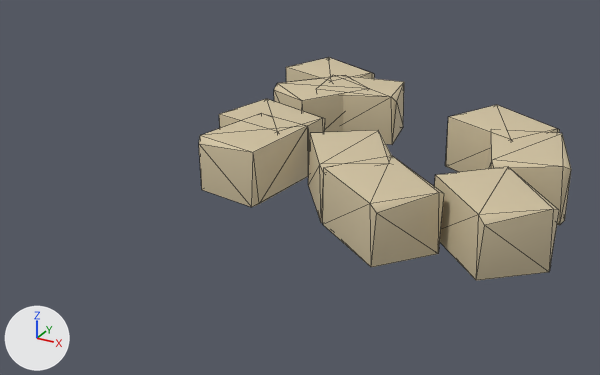
The glTF model public/assets/models/JPN-09-LOD1.glb, before and after one commit.
Before and after are seen from a 50 mm camera at (1.306, -2.493, 1.17) aimed at (0.01, -0.136, -0.008). The lights are fixed; the arrows at lower left show +X, +Y and +Z. The older version comes first. Mesh edges are drawn as thin lines.

The older version as bpy lines, for what is in view:
```python
ob_settled_rubble = bpy.data.objects.new('settled rubble', me_cube_645)
ob_settled_rubble.location = (0.603, 0.254, 0.12)
ob_settled_rubble.rotation_euler = (0.0, 0.0, 2.678)  # degrees (0, 0, 153)
ob_settled_rubble_001 = bpy.data.objects.new('settled rubble.001', me_cube_646)
ob_settled_rubble_001.location = (0.749, -0.337, 0.12)
ob_settled_rubble_001.rotation_euler = (0.0, 0.0, 2.334)  # degrees (0, 0, 134)
ob_settled_rubble_002 = bpy.data.objects.new('settled rubble.002', me_cube_647)
ob_settled_rubble_002.location = (-0.013, 0.407, 0.12)
ob_settled_rubble_002.rotation_euler = (0.0, 0.0, 0.225)  # degrees (0, 0, 13)
ob_settled_rubble_003 = bpy.data.objects.new('settled rubble.003', me_cube_648)
ob_settled_rubble_003.location = (0.742, 0.053, 0.12)
ob_settled_rubble_003.rotation_euler = (0.0, 0.0, 1.886)  # degrees (0, 0, 108)
ob_settled_rubble_004 = bpy.data.objects.new('settled rubble.004', me_cube_649)
ob_settled_rubble_004.location = (0.437, -0.415, 0.12)
ob_settled_rubble_004.rotation_euler = (0.0, 0.0, 2.504)  # degrees (0, 0, 143)
ob_settled_rubble_005 = bpy.data.objects.new('settled rubble.005', me_cube_650)
ob_settled_rubble_005.location = (0.245, -0.224, 0.12)
ob_settled_rubble_005.rotation_euler = (0.0, 0.0, 2.175)  # degrees (0, 0, 125)
ob_settled_rubble_006 = bpy.data.objects.new('settled rubble.006', me_cube_651)
ob_settled_rubble_006.location = (-0.231, 0.564, 0.12)
ob_settled_rubble_006.rotation_euler = (0.0, 0.0, 2.764)  # degrees (0, 0, 158)
ob_settled_rubble_007 = bpy.data.objects.new('settled rubble.007', me_cube_652)
ob_settled_rubble_007.location = (-0.104, -0.244, 0.12)
ob_settled_rubble_007.rotation_euler = (0.0, 0.0, -1.686)  # degrees (0, 0, -97)
ob_settled_rubble_008 = bpy.data.objects.new('settled rubble.008', me_cube_653)
ob_settled_rubble_008.location = (-0.14, -0.071, 0.12)
ob_settled_rubble_008.rotation_euler = (0.0, 0.0, 2.901)  # degrees (0, 0, 166)
# also in view: 'settled rubble.009' at (-0.14, 0.326, 0.121)
```
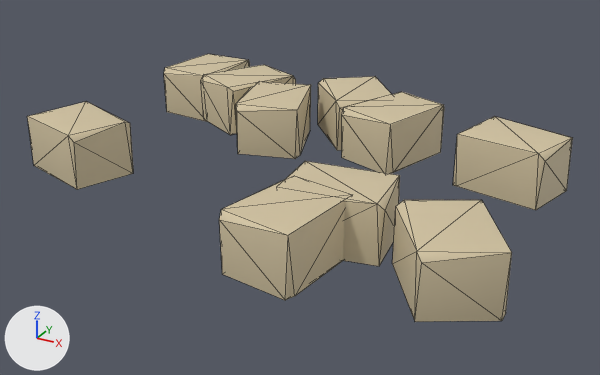
The change, as a list of edits to the scene's bpy script:
```text
Change ob_settled_rubble:
    ob_settled_rubble.location: (0.603, 0.254, 0.12) -> (-0.253, 0.142, 0.12)
    ob_settled_rubble.rotation_euler: (0.0, 0.0, 2.678) -> (0.0, 0.0, -1.234)  # degrees (0, 0, 153) -> degrees (0, 0, -71)
Change ob_settled_rubble_001:
    ob_settled_rubble_001.location: (0.749, -0.337, 0.12) -> (-0.72, -0.43, 0.12)
    ob_settled_rubble_001.rotation_euler: (0.0, 0.0, 2.334) -> (0.0, 0.0, 2.835)  # degrees (0, 0, 134) -> degrees (0, 0, 162)
Change ob_settled_rubble_002:
    ob_settled_rubble_002.location: (-0.013, 0.407, 0.12) -> (0.279, -0.692, 0.12)
    ob_settled_rubble_002.rotation_euler: (0.0, 0.0, 0.225) -> (0.0, 0.0, -1.693)  # degrees (0, 0, 13) -> degrees (0, 0, -97)
Change ob_settled_rubble_003:
    ob_settled_rubble_003.location: (0.742, 0.053, 0.12) -> (0.675, 0.143, 0.12)
    ob_settled_rubble_003.rotation_euler: (0.0, 0.0, 1.886) -> (0.0, 0.0, 2.932)  # degrees (0, 0, 108) -> degrees (0, 0, 168)
Change ob_settled_rubble_004:
    ob_settled_rubble_004.location: (0.437, -0.415, 0.12) -> (-0.728, 0.379, 0.12)
    ob_settled_rubble_004.rotation_euler: (0.0, 0.0, 2.504) -> (0.0, 0.0, 1.536)  # degrees (0, 0, 143) -> degrees (0, 0, 88)
Change ob_settled_rubble_005:
    ob_settled_rubble_005.location: (0.245, -0.224, 0.12) -> (-0.012, 0.363, 0.12)
    ob_settled_rubble_005.rotation_euler: (0.0, 0.0, 2.175) -> (0.0, 0.0, -0.862)  # degrees (0, 0, 125) -> degrees (0, 0, -49)
Change ob_settled_rubble_006:
    ob_settled_rubble_006.location: (-0.231, 0.564, 0.12) -> (0.716, -0.608, 0.12)
    ob_settled_rubble_006.rotation_euler: (0.0, 0.0, 2.764) -> (0.0, 0.0, -1.003)  # degrees (0, 0, 158) -> degrees (0, 0, -57)
Change ob_settled_rubble_007:
    ob_settled_rubble_007.location: (-0.104, -0.244, 0.12) -> (0.203, 0.227, 0.12)
    ob_settled_rubble_007.rotation_euler: (0.0, 0.0, -1.686) -> (0.0, 0.0, -1.862)  # degrees (0, 0, -97) -> degrees (0, 0, -107)
Change ob_settled_rubble_008:
    ob_settled_rubble_008.location: (-0.14, -0.071, 0.12) -> (-0.481, 0.315, 0.12)
    ob_settled_rubble_008.rotation_euler: (0.0, 0.0, 2.901) -> (0.0, 0.0, 1.132)  # degrees (0, 0, 166) -> degrees (0, 0, 65)
Change ob_settled_rubble_009:
    ob_settled_rubble_009.location: (-0.14, 0.326, 0.12) -> (0.338, -0.497, 0.12)
    ob_settled_rubble_009.rotation_euler: (0.0, 0.0, -2.153) -> (0.0, 0.0, 0.176)  # degrees (0, 0, -123) -> degrees (0, 0, 10)
```

Changed parts and their boxes [x1, y1, x2, y2] in the pictures (600 x 375 px):
'settled rubble.001', moved, turned: before [434, 167, 559, 280]; after [27, 102, 133, 189]
'settled rubble.002', moved, turned: before [317, 75, 404, 145]; after [219, 181, 352, 300]
'settled rubble.007', moved, turned: before [199, 113, 309, 207]; after [342, 92, 444, 174]
'settled rubble.006', moved, turned: before [286, 57, 374, 82]; after [392, 200, 512, 322]
'settled rubble.004', moved, turned: before [323, 156, 444, 267]; after [164, 54, 250, 121]
'settled rubble', moved, turned: before [445, 105, 560, 172]; after [236, 82, 311, 159]
'settled rubble.003', moved, turned: before [486, 132, 571, 225]; after [453, 116, 573, 210]
'settled rubble.009', moved, turned: before [274, 77, 369, 132]; after [282, 161, 400, 266]
'settled rubble.005', moved, turned: before [308, 130, 392, 223]; after [318, 76, 391, 150]
'settled rubble.008', moved, turned: before [219, 99, 325, 175]; after [201, 65, 296, 135]
